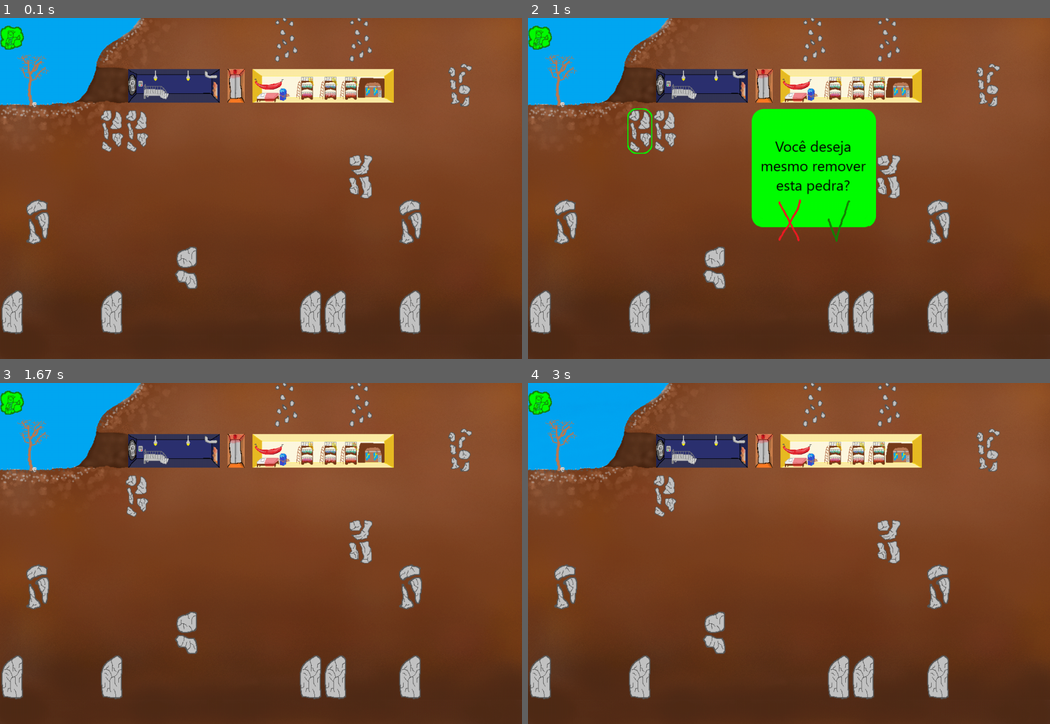
Above: before the commit, frames 1-4 (two rows, left to right).
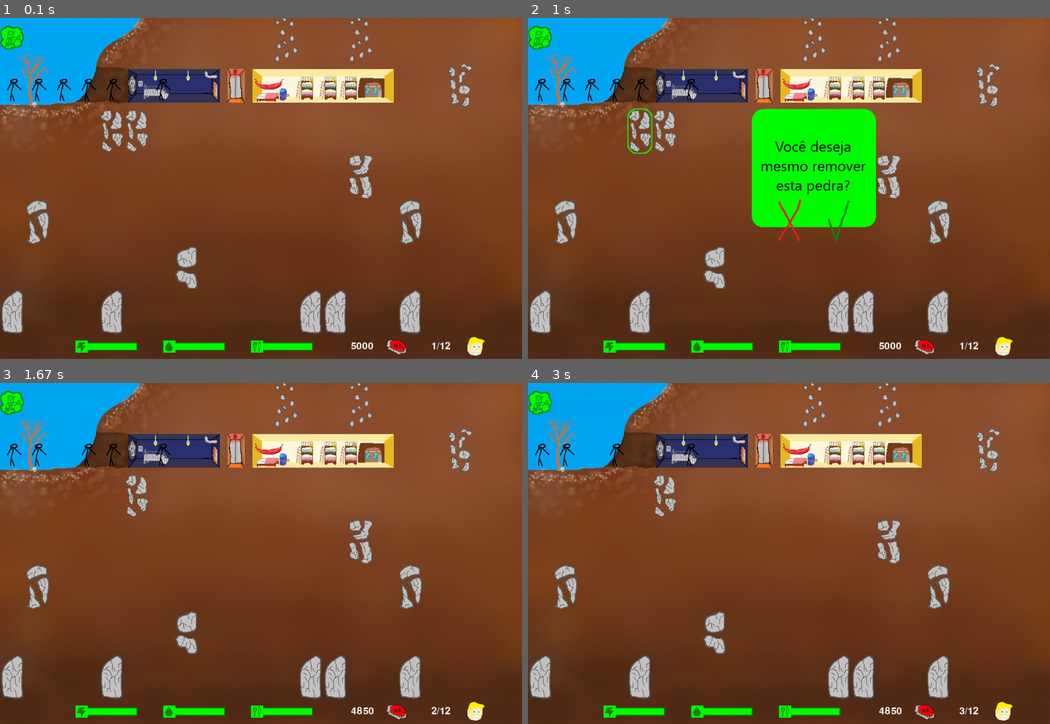
Above: after the commit, the same moments.

Repository: erickxbliv/Jogo-pygame
Game: pygame game, started from main.py
Two runs of this game, one before a commit and one after it. Both use one fixed random seed, a clock stepped at 60 frames per second and the inputs below.
Inputs (mouse positions are in pixels of both pictures, inside the frame that each line leads up to):
- Up to frame 1 (0.1 s): no input
- Up to frame 2 (1 s): click (789, 188) at 0.38 s; click (627, 137) at 0.72 s
- Up to frame 3 (1.67 s): click (323, 584) at 1.05 s; click (62, 444) at 1.38 s
- Up to frame 4 (3 s): click (893, 556) at 1.72 s; click (789, 587) at 2.05 s; click (632, 437) at 2.38 s

The runs differ from the first frame. In frame 1, 1.7% of the frame differs, in the area x 1-93%, y 17-100%; in frame 2, 1.7%; in frame 3, 1.6%; in frame 4, 1.6%.

Commit message:
IMPLEMENTACAO LONGA E COMPLICADA DOS MORADORES

Diff:
--- a/blueprint.py
+++ b/blueprint.py
@@ -42,6 +42,12 @@
 
     while parar == False:
 
+        a = ((ide-1) // 21) #representa o i na matriz
+        b = (ide-1) % 21 #representa o j na matriz
+        b = b * 51 #o j na matriz representa a largura
+        a = a * 93 #o i na matriz representa a altura
+        lista[ide-1].coordenadas = b, a
+
         if (ide >=1 and ide <= 7) or (ide >=22 and ide <= 26):
             lista[ide-1].bloqueada = True
         else:
@@ -50,11 +56,7 @@
             lista[ide-1].consumo = 0
             lista[ide-1].pretendente = "nenhuma"
 
-            a = ((ide-1) // 21) #representa o i na matriz
-            b = (ide-1) % 21 #representa o j na matriz
-            b = b * 51 #o j na matriz representa a largura
-            a = a * 93 #o i na matriz representa a altura
-            lista[ide-1].coordenadas = b, a
+            #as coordenadas ficavam aqui
 
         if ide in aleatorios and lista[ide-1].bloqueada == False: lista[ide-1].pedra = True
         else: lista[ide-1].pedra = False
--- a/celulas.py
+++ b/celulas.py
@@ -25,6 +25,9 @@
         self.obj = None
 
         self.sala = None
+        self.morador = None
+        #se ja produziu oq ela faz
+
         #vizinhos? ajudaria a demarcar os pretendentes
         #direções de passagem
         #indicar que esta fundido
--- a/dwellers.py
+++ b/dwellers.py
@@ -1,30 +1,135 @@
 from random import seed
 from random import randint
+from funcoes import empregar_Dw_Cl
 
-class moradores:
+class morador:
     def __init__(self):
+        self.id = None
         self.sexo = None
         self.nome = None
         self.sobrenome = None
         self.nomecompleto = None
-        self.xp = None
-        self.nivel = None
-        self.vida = None
-        self.radiacao = None
 
+        self.xp = 0             #quando vc clica no personagem ele sobe de nivel
+        self.nivel = 1
+        self.vida = 100
+        self.radiacao = 0
+        self.trabalho = None
+        self.celula = None          #eles nao precisam de coordenada, e so tem um padrao acima das da celula
+
+        self.crianca = None
         self.cabelo = None
         self.rosto = None
+        self.gravida = None
 
-        self.forca = None      #pra agua
-        self.agilidade = None      #pra comida
-        self.resistencia = None    #eletricidade
-        self.carisma = None        #radio e quarto
-        self.inteligencia = None   #pro laboratorio                #SIGLA: CIFRA
+        self.forca = 1      #pra agua
+        self.agilidade = 1      #pra comida
+        self.resistencia = 1    #eletricidade
+        self.carisma = 1       #radio e quarto
+        self.inteligencia = 1   #pro laboratorio                #SIGLA: CIFRA
+
+
+    def Mnome(self, sexo):
+        seed()
+
+        randint(1,20)
+        nomeM = ["erick","emanuel","jorge","joao","vitor","marcos","daniel","luan","edson","leandro","alexandre","carlos","samuel","assis"#14
+            "franklin","henrique","gabriel","juliano","diogo","josafa","junior"]
+
+
+    def Msobrenome(self, sexo):
+        seed()
+
+        randint(1,20)
+
+    def Mnomecompleto(self):
+        self.nomecompleto = (self.nome," ",self.sobrenome)
 
 
 
-def nome(numAleatorio, sexo):
-    seed()
 
-    nomeM = ["erick","emanuel","jorge","joao","vitor","marcos","daniel","luan","edson","leandro","alexandre","carlos","samuel","assis"  #14
-        "franklin","henrique","gabriel","juliano","diogo","josafa","junior"]
+def atribuir(dweller):
+
+    CIFRA = [0,0,0,0,0]
+    for _ in range(13):
+        pos = randint(0,4)
+        CIFRA[pos] += 1
+
+    dweller.forca += CIFRA[2]
+    dweller.agilidade += CIFRA[4]
+    dweller.resistencia += CIFRA[3]
+    dweller.carisma += CIFRA[0]
+    dweller.inteligencia += CIFRA[1]
+
+
+
+def inicializar(celulas):
+
+    novo_fila = morador()
+    #aumentar total
+    #colocar nas primeiras celulas
+
+    novo_fila.id = 2
+    novo_fila.sexo = "M"
+    novo_fila.nome = novo_fila.Mnome(novo_fila.sexo)
+    novo_fila.sobrenome = novo_fila.Msobrenome(novo_fila.sexo)
+
+    novo_fila.Mnomecompleto()
+    atribuir(novo_fila)
+    empregar_Dw_Cl(novo_fila,celulas[21])
+
+    novo_fila.id = 3
+    novo_fila.sexo = "F"
+    novo_fila.nome = novo_fila.Mnome(novo_fila.sexo)
+    novo_fila.sobrenome = novo_fila.Msobrenome(novo_fila.sexo)
+
+    novo_fila.Mnomecompleto()
+    atribuir(novo_fila)
+    empregar_Dw_Cl(novo_fila,celulas[22])
+
+    novo_fila.id = 4
+    novo_fila.sexo = "M"
+    novo_fila.nome = novo_fila.Mnome(novo_fila.sexo)
+    novo_fila.sobrenome = novo_fila.Msobrenome(novo_fila.sexo)
+
+    novo_fila.Mnomecompleto()
+    atribuir(novo_fila)
+    empregar_Dw_Cl(novo_fila,celulas[23])
+
+    novo_fila.id = 5
+    novo_fila.sexo = "F"
+    novo_fila.nome = novo_fila.Mnome(novo_fila.sexo)
+    novo_fila.sobrenome = novo_fila.Msobrenome(novo_fila.sexo)
+
+    novo_fila.Mnomecompleto()
+    atribuir(novo_fila)
+    empregar_Dw_Cl(novo_fila,celulas[24])
+
+    novo_fila.id = 6
+    novo_fila.sexo = "F"
+    novo_fila.nome = novo_fila.Mnome(novo_fila.sexo)
+    novo_fila.sobrenome = novo_fila.Msobrenome(novo_fila.sexo)
+
+    novo_fila.Mnomecompleto()
+    atribuir(novo_fila)
+    empregar_Dw_Cl(novo_fila,celulas[25])
+
+lista = []
+
+dono = morador()
+
+dono.id = 1
+dono.sexo = "M"
+dono.nome = "erick"
+dono.sobrenome = "brito"
+dono.Mnomecompleto()
+dono.xp = 500
+dono.nivel = 6
+
+dono.carisma = 7
+dono.inteligencia = 6
+dono.forca = 4
+dono.resistencia = 3
+dono.agilidade = 5
+
+lista.append(dono)      #agora a lista de moradores no main tem 1 pessoa, atualizar isso la
--- a/funcoes.py
+++ b/funcoes.py
@@ -17,6 +17,8 @@
     jogo.janela.blit(jogo.fundo, (0,0))
     jogo.janela.blit(jogo.iconesistema, (0,0))
 
+    teste = pygame.image.load(path.join('personagens', 'teste.png'))
+
     if jogo.modo == "construir":
         contorno1 = pygame.image.load(path.join('sistema', 'constrorno1.png'))
         contorno2 = pygame.image.load(path.join('sistema', 'constrorno2.png'))
@@ -28,25 +30,16 @@
         if lista[contagem].obj != None:
             jogo.janela.blit(lista[contagem].obj,lista[contagem].coordenadas)
 
+
+        if lista[contagem].morador != None:
+            jogo.janela.blit(teste, lista[contagem].coordenadas)
+
+
+
         if jogo.modo == "construir":
             if jogo.construirtipo == "elevador":
                 if lista[contagem].pretendente == "total" or lista[contagem].pretendente == "vertical":
                     jogo.janela.blit(contorno1,lista[contagem].coordenadas)
-
-                    #------- n sei
-
-            # elif jogo.construirtipo == "treinamento":
-            #     b = (contagem) % 21
-
-            #     if lista[contagem].pretendente == "total":
-            #         ctg = contagem
-            #         if lista[ctg-1].vazio and not lista[ctg-1].pedra and lista[ctg-2].vazio and not lista[ctg-2].pedra and b > 1:
-            #             jogo.janela.blit(contorno3,lista[contagem-2].coordenadas)
-
-            #         elif lista[ctg+1].vazio and not lista[ctg+1].pedra and lista[ctg+2].vazio and not lista[ctg+2].pedra and b < 19:
-            #             jogo.janela.blit(contorno3,lista[contagem].coordenadas)
-            #         #-------- n sei
-
 
             else:
                 b = (contagem) % 21
@@ -64,12 +57,9 @@
                         #jogo.sobresalas.testduplas.append(ctg+1)
 
         contagem += 1
-    hud(jogo)
+    HUD(jogo)
     if flipar == True: pygame.display.flip()
 
-
-def hud(jogo):
-    pass
 
 def minerar(jogo, celula):
 
@@ -194,6 +184,7 @@
         if jogo.construirtipo == "quarto":
             jogo.dinheiro -= jogo.sobresalas.preco[0][1]
             x = 1
+            jogo.lotacao += 2
         elif jogo.construirtipo == "cozinha":
             jogo.dinheiro -= jogo.sobresalas.preco[0][2]
             x = 2
@@ -406,3 +397,40 @@
     lista[pos_vetor+3].obj = None
     lista[pos_vetor+4].obj = None
     lista[pos_vetor+5].obj = None
+
+
+def empregar_Dw_Cl(dweller,celula):
+    dweller.celula = celula
+    celula.morador = dweller
+
+
+
+def HUD(jogo):
+
+    icones = pygame.image.load(path.join('sistema', 'HUD.png'))
+    jogo.janela.blit(icones,(0,651))
+
+    #fundo = pygame.Surface(1071,701)
+
+    #ja que o limite e 1000, o minimo pode diminuir inves
+    energia_4pontas = ELESTE, ESUL, ELARGURA, EALTURA =  180 , 669, (jogo.energia // 10), 13
+    agua_4pontas = ALESTE, ASUL, ALARGURA, AALTURA = 360 , 669, (jogo.agua // 10), 13
+    comida_4pontas = CLESTE, CSUL, CLARGURA, CALTURA = 540 , 669, (jogo.comida // 10), 13
+
+    if jogo.agua >= (jogo.moradores * jogo.sobresalas.minimo): cor = 0, 255, 0
+    else: cor = 255, 0, 0
+    pygame.draw.rect(jogo.janela,cor,agua_4pontas)
+
+
+    if jogo.comida >= (jogo.moradores * jogo.sobresalas.minimo): cor = 0, 255, 0
+    else: cor = 255, 0, 0
+    pygame.draw.rect(jogo.janela,cor,comida_4pontas)
+
+    if jogo.energia >= jogo.sobresalas.consumo: cor = 0, 255, 0
+    else: cor = 255, 0, 0
+    pygame.draw.rect(jogo.janela,cor,energia_4pontas)
+
+    branco = 255, 255, 255
+    texto(jogo.dinheiro,branco,720,665)
+    frase = str(jogo.moradores) + "/" + str(jogo.lotacao)
+    texto(frase,branco,885,665)
--- a/main.py
+++ b/main.py
@@ -31,18 +31,19 @@
         self.construirtipo = None
         self.sobresalas = None
 
-        self.dinheiro = None
-        self.energia = None
-        self.comida = None
-        self.agua = None
+        self.dinheiro = 0
+        self.energia = 1000         #se chegar a zero acaba
+        self.comida = 1000
+        self.agua = 1000
+
+        self.moradores = None       #se chegar a zero, game over
+        self.lotacao = None
 
     def menu(self):
         pass
 
     def ciclonoitedia(self, x):
-        #fdeeb1
         self.fuso = pygame.image.load(path.join('fundo', str(x) + 'horas.png'))
-    #dar um pouco de dinheiro pra pessoa pelo menos sobreviver
 
 
 jogo = geral()
@@ -52,21 +53,23 @@
 if jogo.dados.carregar == False:
     blueprint.iniciar_generico(celulas.lista,jogo.dados)
     blueprint.salvar(celulas.lista,jogo)
-else: blueprint.carregar(celulas.lista,jogo)
 
-#iconesistema = pygame.image.load(path.join('sistema', 'sistema.png'))
-#fundo = pygame.image.load(path.join('cenario', 'dia.png'))
-#fundo_noite = pygame.image.load(path.join('cenario', 'noite.png'))
-#configuracoes = pygame.image.load("configuracoes.png")   #pode ficar "alocado" na celula 1 (0,0), e assim se sabe se foi aberta.
+    dwellers.inicializar(celulas.lista)
+    funcoes.empregar_Dw_Cl(dwellers.lista[0],celulas.lista[27])
+    jogo.moradores = 1
+else:
+    blueprint.carregar(celulas.lista,jogo)
+    dwellers.lista.clear()     #tem q zerar pois se n ja comecaria com 1
 
-#sera se compensava eu ter os dados do jogo numa classe?
-#preto = 0, 0, 0
-horario = 1
-x = 12.0
+jogo.sobresalas.calcconsumo()
+horario = ponteiro = 12.0
 #modos: espectador - visualizar o bunker, construir - visualizar onde construir, espiar - assistir uma sala individualmente
-#clock tick
 
 while True:
+
+#verificar como estao os dados, pra dar game over ou continuar. aqui tambem e consumida a vida e saude quando abaixo do minimo
+    print(jogo.energia, jogo.sobresalas.consumo)
+    jogo.sobresalas.calcconsumo()
 
     for event in pygame.event.get():
         if event.type == pygame.QUIT: sys.exit()
@@ -83,15 +86,34 @@
                 if pos_vetor == 0:
                     menu.sistema(jogo,celulas.lista)
 
+                elif celulas.lista[pos_vetor].morador != None and pos_vetor >= 21 and pos_vetor <= 25:
+                        dwellers.lista.append(celulas.lista[pos_vetor].morador)
+                        jogo.moradores += 1
+                        celulas.lista[pos_vetor].morador.celula = "intervalo"     #sera se isso da erro?
+                        celulas.lista[pos_vetor].morador = None
+
                 elif celulas.lista[pos_vetor].pedra == True:
                     funcoes.minerar(jogo, celulas.lista[pos_vetor])
                     funcoes.pretendencia(celulas.lista,pos_vetor,True)
 
     funcoes.animacao(jogo, celulas.lista,True)
 
-    jogo.ciclonoitedia(int(x))
-    x += 0.01
-    if x > 24.0:    #24 = max de imagens
-        x = 1.0
+
+    if int(ponteiro) != int(horario):
+        jogo.ciclonoitedia(int(horario))
+        ponteiro = horario
+
+        if jogo.agua < ((jogo.sobresalas.gastoagua * jogo.moradores) // 24): jogo.agua = 0
+        else: jogo.agua = jogo.agua - ((jogo.sobresalas.gastoagua * jogo.moradores) // 24)
+        if jogo.comida < ((jogo.sobresalas.gastocomida * jogo.moradores) // 24): jogo.comida = 0
+        else: jogo.comida = jogo.comida - ((jogo.sobresalas.gastocomida * jogo.moradores) // 24)
+        if jogo.energia < (jogo.sobresalas.consumo // 24): jogo.energia = 0
+        else: jogo.energia = jogo.energia - (jogo.sobresalas.consumo // 24)
+
+    horario += 0.01
+    if horario > 24.0:    #24 = max de imagens
+        horario = 1.0
         jogo.dinheiro += jogo.sobresalas.lucrodia
+
+        #aqui tambem acontecem os consumos, na vdd nao melhor q seja ao passar das horas mesmo
     jogo.clock.tick(60)
--- a/menu.py
+++ b/menu.py
@@ -46,9 +46,11 @@
     if dificuldade == "facil":
         jogo.dinheiro = 5000     #quanto seria bom?
         jogo.sobresalas.lucrodia = 20
+        jogo.lotacao = 12
     else:
         jogo.dinheiro = 2500
         jogo.sobresalas.lucrodia = 10
+        jogo.lotacao = 6
 
     jogo.dados = dados(dificuldade,carregar,posicao,nome)
 
--- a/testedados.py
+++ b/testedados.py
@@ -7,18 +7,22 @@
         self.qtd_EQCAEDRT = [1,6,0,0,0,0,0,0] #eu pensei em isso alterar com a dificuldade mas melhor n
         #salas com nivel maior nao podem aumentar a quantidade se nao o preco pra construir novas se elevaria demais
         #preco
-        self.cnsm_EQCAEDRT = [0,0,0,0,0,0,0,0]
+        self.cnsm_EQCAEDRT = [10,15,20,20,5,20,30,30]
+        self.cosumo = None
         #pagina1 = ["elevador","quarto","cozinha","tratamento"]
         #pagina2 = ["gerador","renda","laboratorio","treinamento"]      #cancelei radio
 
         self.pagina0 = [100//4,80//4,200//4,200//4]
-        self.pagina1 = [200//4,100//4,300//4,500//4]
+        self.pagina1 = [200//4,100//4,200//4,500//4]
 
-        self.preco = [[100,80,200,200],[200,100,300,500]]
+        self.preco = [[100,80,200,200],[200,100,200,500]]
         self.precoatual = None
 
         self.lucrodia = None
+        self.totaldwellers = None
 
+        self.gastoagua = self.gastocomida = 20   #por pessoa
+        self.minimo = 10 #quando cada pessoa tem menos do minimo a barra fica vermelha, que e metade dos gastos
 
         #self.testeduplas = []
         #self.testetrios = []
@@ -29,3 +33,10 @@
             self.preco[0][id_sala] = (self.pagina0[id_sala] * (self.qtd_EQCAEDRT[id_sala]-1)) + (self.pagina0[id_sala] * 4)
         else:
             self.preco[1][id_sala-4] = (self.pagina1[id_sala-4] * self.qtd_EQCAEDRT[id_sala]) + (self.pagina0[id_sala] * 4)
+
+    def calcconsumo(self):
+        self.consumo = 0
+        qtd = 0
+        while qtd < 8:
+            self.consumo += (self.qtd_EQCAEDRT[qtd] * self.cnsm_EQCAEDRT[qtd])
+            qtd+=1
Binary file removed: cenario/cozinha1_1-2.png
Binary file removed: cenario/cozinha1_2-2.png
Binary file added: cenario/cozinha2_1-2.png
Binary file added: cenario/cozinha2_2-2.png
Binary file added: personagens/teste.png
Binary file added: sistema/HUD.png
Binary file changed: sistema/sistemaaberto.png
